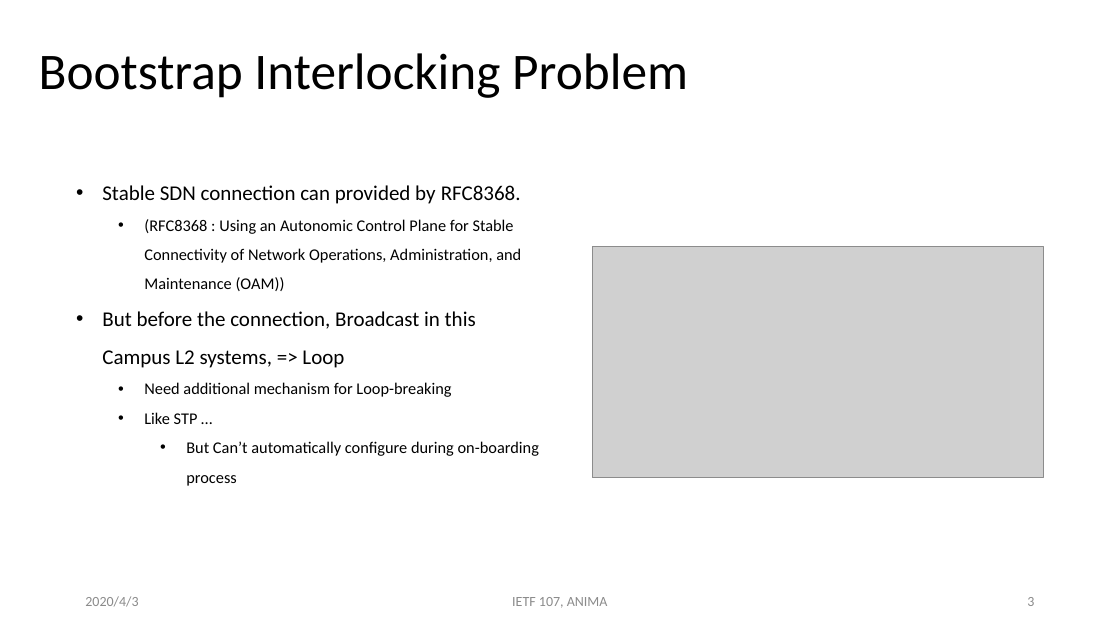
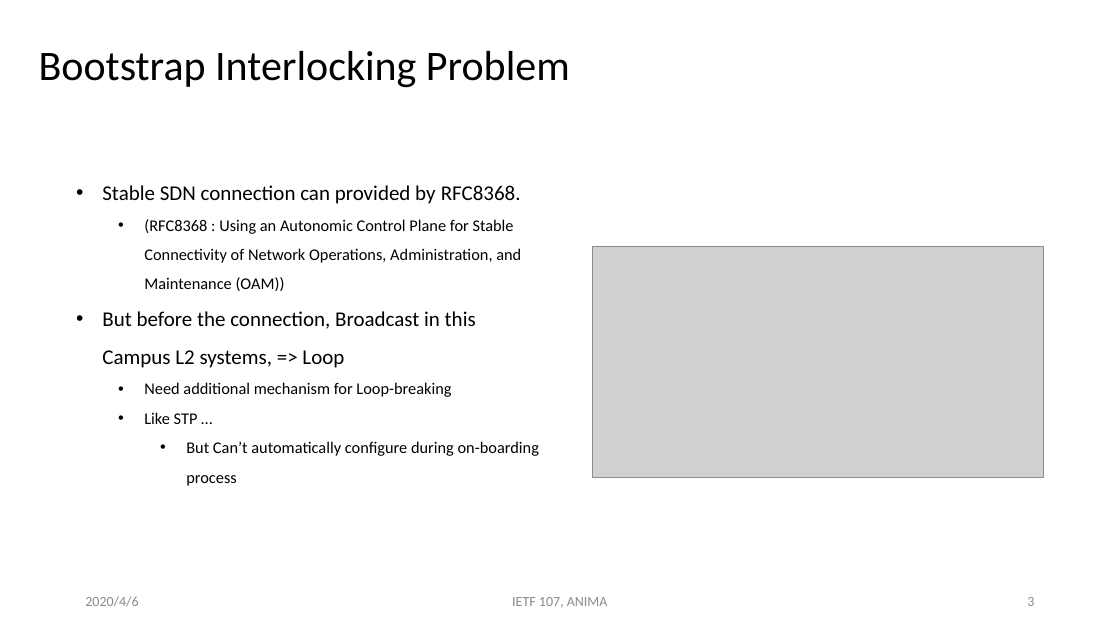
Before and after one commit to mcr/anima-l2friendly-acp, a slide deck: slide 3 of IETF-107-ANIMA IPv6 over Link-Local Discovery Protocol.pptx. Drawn at 1120x630 pixels with LibreOffice and Linux fonts; fonts in the diff are those of the drawing; grey boxes stand for pictures. Boxes give left, top, right and bottom in pixels: in the first picture for what was removed or moved away, otherwise in the second. Text is boxed around its words. In the diff, an @@ line names an element or a change of style, - is before the commit and + after.

```diff
--- a/IETF-107-ANIMA IPv6 over Link-Local Discovery Protocol.pptx
+++ b/IETF-107-ANIMA IPv6 over Link-Local Discovery Protocol.pptx
@@ text "Bootstrap Interlocking Problem" at (39, 51, 570, 88): size 44 to 36 pt @@
@@ text at (85, 596, 138, 607): text changed @@
-2020/4/3
+2020/4/6
```
Also in this commit, not shown: 4 other slides changed.
